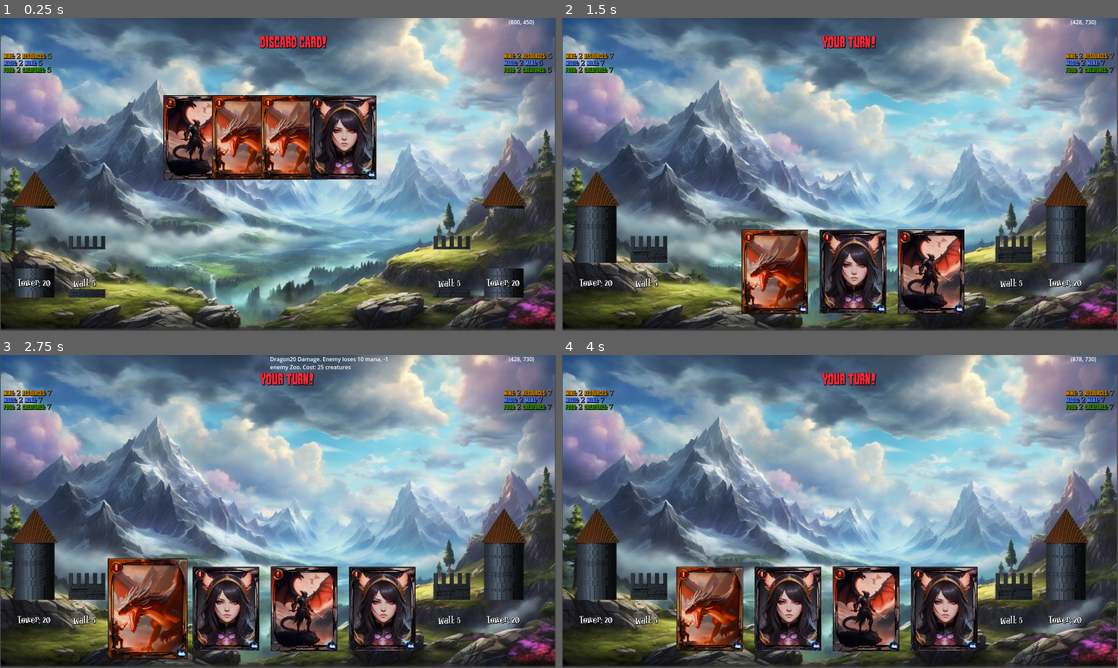
Above: before the commit, frames 1-4 (two rows, left to right).
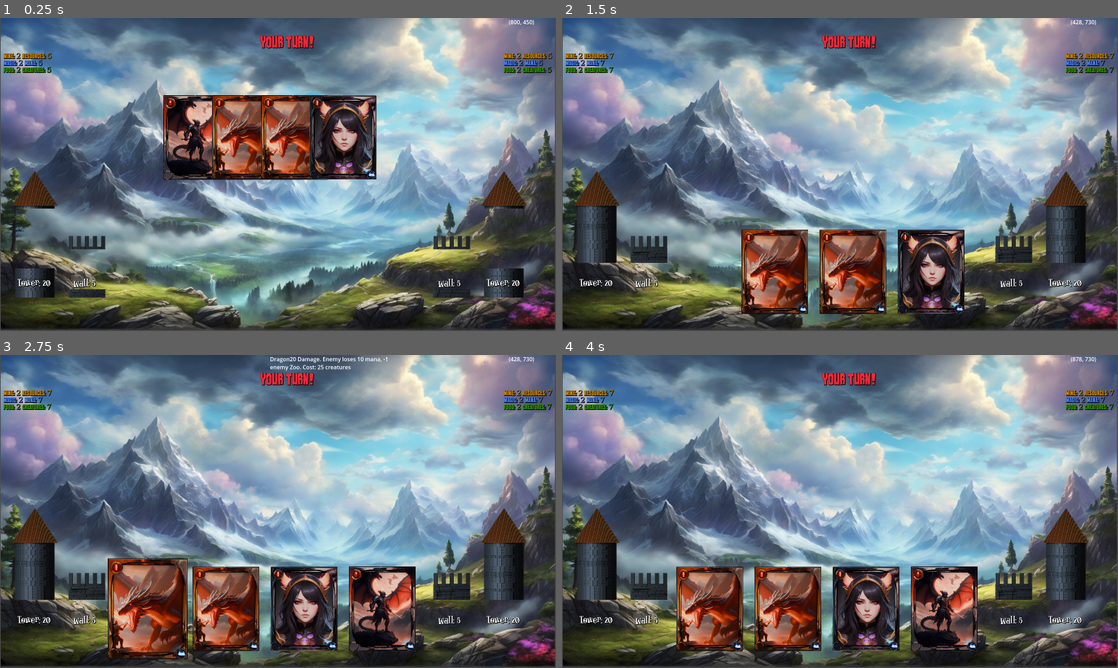
Above: after the commit, the same moments.

Repository: cylynnx/towermage
Game: Godot game, scene res://scenes/level.tscn
Two runs of this game, one before a commit and one after it. Both use one fixed random seed, a clock stepped at 60 frames per second and the inputs below.
Inputs (mouse positions are in pixels of both pictures, inside the frame that each line leads up to):
- Up to frame 1 (0.25 s): no input
- Up to frame 2 (1.5 s): move the mouse to (712, 271) at 0.52 s; click (712, 271) at 0.6 s; move the mouse to (712, 271) at 1.27 s; right-click (712, 271) at 1.35 s
- Up to frame 3 (2.75 s): click (150, 608) at 2.1 s
- Up to frame 4 (4 s): tap Enter at 2.75 s; move the mouse to (789, 608) at 2.77 s; right-click (789, 608) at 2.85 s; tap Space at 3.5 s; move the mouse to (867, 608) at 3.52 s; click (867, 608) at 3.6 s

The runs differ from the first frame. In frame 1, 0.4% of the frame differs, in the area x 46-59%, y 5-10%; in frame 2, 5.5%; in frame 3, 8.1%, in the area x 34-75%, y 67-95%; in frame 4, 8.1%.

Commit message:
good commit

Diff:
--- a/globals.gd
+++ b/globals.gd
@@ -5,4 +5,4 @@
 var current_player: Player = null
 var current_enemy: Player = null
 var turn_ended: bool = false
-var discard_flag: bool = true
+var discard_flag: bool = false
